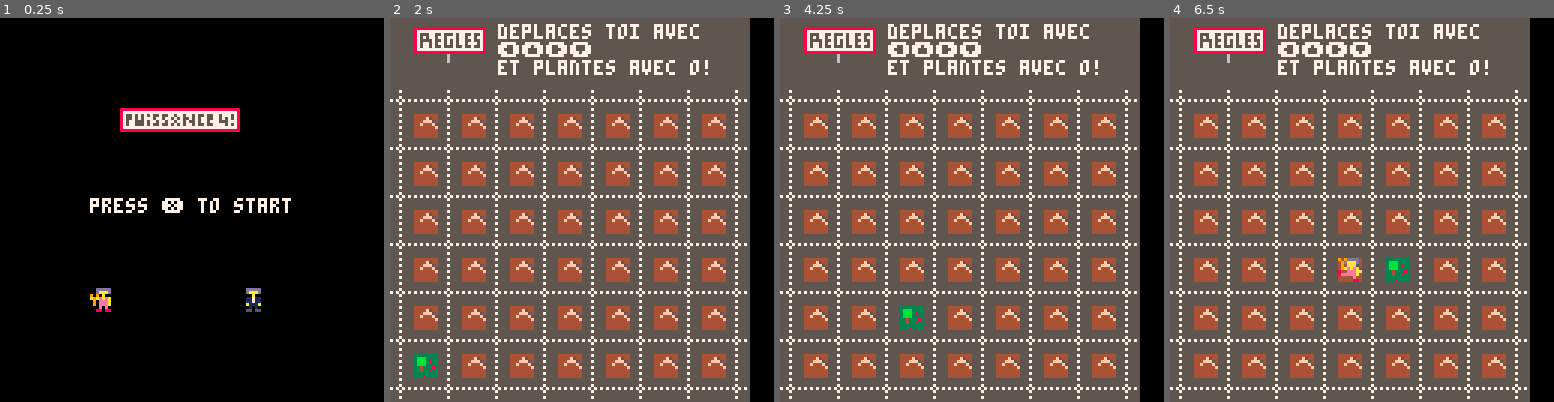
Above: before the commit, frames 1-4 (left to right).
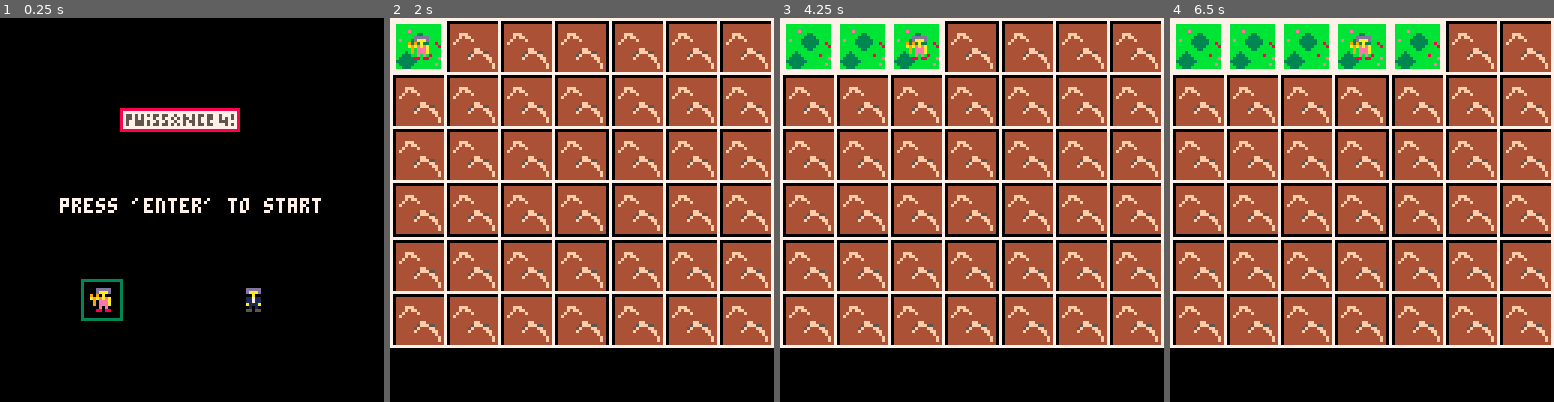
Above: after the commit, the same moments.

Repository: adatechschool/projet-collectif---pico-8-puissance4
Game: PICO-8 cartridge test 8.p8
The game is run twice, just before and just after one commit, with the same random seed, the same clock (stepped at 60 frames per second) and the same inputs.
Inputs:
- Up to frame 1 (0.25 s): no input
- Up to frame 2 (2 s): tap X (X key) at 0.33, 1.07, 1.85 s; tap O (Z key) at 0.7, 1.7 s; hold Right from 1.6 s (still down); hold P2 Left from 1.6 s (still down)
- Up to frame 3 (4.25 s): release Right at 2.1 s; release P2 Left at 2.1 s; tap O (Z key) every 0.4 s from 2.1 to 4.1 s; hold Up 2.15-2.42 s; hold P2 Down 2.15-2.42 s; hold Right 2.47-3.03 s; hold P2 Left 2.47-3.03 s; tap X (X key) at 2.97, 4.08 s; hold Left 3.08-3.58 s; hold P2 Right 3.08-3.58 s; hold Down 3.63-3.97 s; hold P2 Up 3.63-3.97 s; hold Right from 4.02 s (still down); hold P2 Left from 4.02 s (still down)
- Up to frame 4 (6.5 s): tap O (Z key) every 0.4 s from 4.5 to 6.1 s; release Right at 4.68 s; release P2 Left at 4.68 s; hold Up 4.73-5.03 s; hold P2 Down 4.73-5.03 s; hold Left 5.08-5.68 s; hold P2 Right 5.08-5.68 s; tap X (X key) at 5.2, 6.32 s; hold Down 5.73-6.03 s; hold P2 Up 5.73-6.03 s; hold Right from 6.08 s (still down); hold P2 Left from 6.08 s (still down)

The runs differ from the first frame. In frame 1, 1.7% of the frame differs, in the area x 15-84%, y 46-79%; in frame 2, 89%; in frame 3, 89%, in the area x 0-100%, y 0-100%; in frame 4, 89%.

Commit message:
version grid

Diff:
--- a/test 6.p8
+++ b/test 8.p8
@@ -1,118 +1,197 @@
 pico-8 cartridge // http://www.pico-8.com
 version 29
 __lua__
---jeu
+--old
+
+--function _init()
+--	 scene="menu"
+--	 objects={}
+--	 o={x=0,y=0,sprite=85}
+-- p={x=8,y=112,sprite=73}
+--	 if scene=="menu" then music(00)
+--	 elseif scene=="game" then music (01)
+--	 end
+--end
+
+--function _update()
+--    if scene=="menu" then
+--        update_menu()
+
+--    elseif scene=="game" then
+--        update_game()
+
+--    end
+--end
+
+--function _draw()
+--    if scene=="menu" then
+--        draw_menu()
+--    elseif scene=="game" then
+--        draw_game()
+--    end
+--end
+
+--function update_game()
+--    if btnp(❎) then
+--        scene="menu"
+--    end
+-- player_movement()
+--	animated_movement()
+--	create_garden()
+--end
+
+--function draw_game()
+--		 cls()
+--			draw_map()
+--			draw_player()
+--			draw_garden()
+--end
+
+--objets
+
+--function create_garden()
+--if (btn(4,0)) -- c'est la touche "w"
+--then o={x=(p.x),y=(p.y),sprite=105}
+--end
+--end
+
+--function draw_garden(x,y)
+--spr(o.sprite,o.x,o.y)
+--end
+
+-----pour player 2 :
+
+--function create_building()
+--if (btn(4,1)) -- c'est la touche "w"
+--then b={x=(p2.x+2),y=(p2.y+2),sprite=121}
+--end
+--end
+
+--function draw_building(x,y)
+--spr(b.sprite,b.x,b.y)
+--end
+
+-->8
+-- init
+
+local grid = {}
+for l=1,6 do
+ grid[l] = {}
+ for c=1,7 do
+  grid[l][c] = 0
+ end
+end
+local cs = 128/7
+local p1 = {}
+p1.c = 1
+p1.l = 1
 
 function _init()
-	 scene="menu"
-	 objects={}
-	 o={x=0,y=0,sprite=85}
-	 p={x=8,y=112,sprite=73}
-	 if scene=="menu" then music(00)
-	 elseif scene=="game" then music (01)
-	 end
-end
+ scene="menu"
+ if scene=="menu" then music(00)
+elseif scene=="game" then music (01)
+end
+end
+-->8
+-- update + old perso
 
 function _update()
-    if scene=="menu" then
-        update_menu()
-
-    elseif scene=="game" then
-        update_game()
-
+if scene=="menu" then
+       update_menu()
+elseif scene=="game" then
+ update_game()
+end
+--animated_movement()
+end
+function update_game()
+  if btnp(5) then
+       scene="menu"
+ end
+ if btnp(0) then
+  if p1.c > 1 then
+   p1.c -=1
+  end
+ end
+ if btnp(1) then
+  if p1.c < 7 then
+    p1.c +=1
+  end
+ end
+  if btnp(2) then
+  if  p1.l > 1 then
+    p1.l -=1
+  end
+ end
+ if btnp(3) then
+  if  p1.l < 7 then
+    p1.l +=1
+  end
+ end
+ if btnp(4) then
+  if grid[ p1.l][ p1.c] == 0 then
+   grid[ p1.l][ p1.c] = 1
+--  else
+--   grid[ p1.l][ p1.c] = 0
+  end
+ end
+end
+function update_menu()
+   if btnp(5) then
+       scene="game"
     end
 end
-
-function _draw()
-    if scene=="menu" then
-        draw_menu()
-    elseif scene=="game" then
-        draw_game()
-    end
-end
-
-function update_game()
-    if btnp(❎) then
-        scene="menu"
-    end
- player_movement()
-	animated_movement()
-	create_garden()
-end
-
-function draw_game()
-		 cls()
-			draw_map()
-			draw_player()
-			draw_garden()
-end
-
-
--->8
---map
-
-function draw_map()
-map(0,0,0,0,64,64)
-print("deplaces toi avec\n⬅️⬆️➡️⬇️\net plantes avec o!",36,2)
-end
-
---- avec p2
-
---function draw_map()
---map(0,0,0,0,64,64)
---print("p1:⬅️,⬆️,➡️,⬇️,w\np2:s,e,f,⬇️,'tab'",36,2)
---end
-
----old but maybe
-
---function next_tile(x,y)
---local sprite=mget(x,y)
---mset(x,y,sprite+1
---camera(p.x -64, p.y - 64)
--->8
---perso
+function animated_movement()
+timing = 0.2
+p1.x +=1*timing
+if p1.x >76 then
+p1.x=73
+end
+end
+
+
+
 
 -- ! player <=> p0 pour pico 8
 -- ! player 2 <=> p1 pour pico 8
 
-function create_player()
-p={x=6,y=110,sprite=73}
-end
-
-function draw_player(x,y)
-spr(p.sprite,p.x,p.y)
-end
-
-function player_movement()
-newx=p.x
-newy=p.y
-
-if (btnp(➡️)) p.x+=16
-if (btnp(⬅️)) p.x-=16
-if (btnp(⬇️)) p.y+=16
-if (btnp(⬆️)) p.y-=16
-	if p.x < 8
-		then p.x = 8
-	end
-	if p.x > 104
-	then p.x = 104
-	end
-	if p.y < 32
-		then p.y =32
-	end
-	if p.y > 112
-	 then p.y =112
-	end
-end
-
-
-function animated_movement()
-timing = 0.2
-p.sprite +=1*timing
-if p.sprite>76 then
-p.sprite=73
-end
-end
+--function create_player()
+--p={x=6,y=110,sprite=73}
+--end
+
+--function draw_player(x,y)
+--spr(p.sprite,p.x,p.y)
+--end
+
+--function player_movement()
+--newx=p.x
+--newy=p.y
+
+--if (btnp(➡️)) p.x+=16
+--if (btnp(⬅️)) p.x-=16
+--if (btnp(⬇️)) p.y+=16
+--if (btnp(⬆️)) p.y-=16
+--	if p.x < 8
+--		then p.x = 8
+--	end
+--	if p.x > 104
+--	then p.x = 104
+--	end
+--	if p.y < 32
+--		then p.y =32
+--	end
+--	if p.y > 112
+--	 then p.y =112
+--	end
+--end
+
+
+--function animated_movement()
+--timing = 0.2
+--p.sprite +=1*timing
+--if p.sprite>76 then
+--p.sprite=73
+--end
+--end
 
 ------player 2
 
@@ -142,57 +221,33 @@
 --end
 --end
 -->8
--- messages
-
---function init_msg ()
---messages={}
---create_msg("bravo !")
---end
-
---function update_msg ()
---end
-
---function draw_msg ()
---if messages[1] then
---print(messages[1],0,60,7)
---end
---end
-
---function interact()
---if check
--->8
---objets
-
-function create_garden()
-if (btn(4,0)) -- c'est la touche "w"
-then o={x=(p.x),y=(p.y),sprite=105}
-end
-end
-
-function draw_garden(x,y)
-spr(o.sprite,o.x,o.y)
-end
-
------pour player 2 :
-
---function create_building()
---if (btn(4,1)) -- c'est la touche "w"
---then b={x=(p2.x+2),y=(p2.y+2),sprite=121}
---end
---end
-
---function draw_building(x,y)
---spr(b.sprite,b.x,b.y)
---end
--->8
---menu
-
-function update_menu()
-    if btnp(❎) then
-        scene="game"
+--draw
+
+function _draw()
+  if scene=="menu" then
+       draw_menu()
+   elseif scene=="game" then
+       draw_game()
     end
-end
-
+    end
+function draw_game()
+ cls()
+ for l=1,6 do
+  for c=1,7 do
+  local x = (c-1)*cs
+  local y = (l-1)*cs
+  spr(97, x+2, y+2,2,2)
+  rect(x,y,(x+cs),(y+cs))
+   if grid[l][c] == 1 then
+   spr(202, x+2, y+2,2,2)
+   rect(x+1,y+1,(x+cs)-1,(y+cs)-1)
+   end
+  end
+ end
+ local x = ( p1.c-1)*cs
+ local y = ( p1.l-1)*cs
+ spr (73,x+6,y+6)
+end
 function draw_menu()
 cls()
 spr(1,40,30)
@@ -201,13 +256,11 @@
 spr(4,64,30)
 spr(5,72,30)
 --print("puissance\n    4",48,30,11)
---rect(27,87,40,100,3)
-print("press ❎ to start",30,60,7)
+rect(27,87,40,100,3)
+print("press 'enter' to start",20,60,7)
 spr(73,30,90)
 spr(89,80,90)
 end
-
-
 __gfx__
 00000000888888888888888888888888888888888888888800000000000000000000000000000000000000000000000000000000000000000000000000000000
 00000000877777777777777777777777777777777777777800000000000000000000000000000000000000000000000000000000000000000000000000000000
@@ -257,22 +310,22 @@
 00000000555555555556555555555555555555555555555555555555555555555555555700a111a0000111150511111505111100000000005555555500000000
 00000000555555555556555555555555555555555555555555555555555555555555555500010100000100000000000000000100000000005557555500000000
 00000000555555555555555555555555555555555555555555555555777557775577755700550550005500000000000000000550000000005555555500000000
-000000005555555555555557333333333bb335570000000000000000000000004444444433333333000000000000000000000000555555555557555500000000
-00000000544444444444455733333333bb8b35570000000000000000000000004444f5443bbb3333000000000000000000000000555555555555555500000000
-0000000054444444444445553333bb333bbb3555000000000000000000000000444fff543bbb3833000000000000000000000000555555555557555500000000
-00000000544fff4444444557e3bbbbb33343355700000000000000000000000044f444f53bbb3333000000000000000000000000757575757575757500000000
-00000000544f5ff44444455733bbb8b3334335570000000000000000000000004444444f33433383000000000000000000000000555555555557555500000000
-0000000054f5444f4444455533b8bbb3334335550000000000000000000000004444444433433833000000000000000000000000555555555555555500000000
-000000005f54444444444557333bb333333335570000000000000000000000004444444433333333000000000000000000000000555555555557555500000000
-00000000544444444444455733334333333335570000000000000000000000004444444433383333000000000000000000000000555555555555555500000000
-00000000544444444444455533e34333333335550000000000000000000000000000000055555555000000000000000000000000000000000000000000000000
-000000005444444444444557333e33333e3335570000000000000000000000000000000056565655000000000000000000000000000000000000000000000000
-0000000054444444444445573e333333333335570000000000000000000000000000000055555555000000000000000000000000000000000000000000000000
-00000000544444444444455533333e33333335550000000000000000000000000000000056565655000000000000000000000000000000000000000000000000
-00000000544444444444455733333333333335570000000000000000000000000000000055555555000000000000000000000000000000000000000000000000
-00000000555555555555555755555555555555570000000000000000000000000000000056665655000000000000000000000000000000000000000000000000
-00000000555555555555555555555555555555550000000000000000000000000000000056665655000000000000000000000000000000000000000000000000
-00000000777557775577755777755777557775570000000000000000000000000000000056665555000000000000000000000000000000000000000000000000
+000000004444444444444444333333333bb335570000000000000000000000004444444433333333000000000000000000000000555555555557555500000000
+00000000444444444444444433333333bb8b35570000000000000000000000004444f5443bbb3333000000000000000000000000555555555555555500000000
+0000000044444444444444443333bb333bbb3555000000000000000000000000444fff543bbb3833000000000000000000000000555555555557555500000000
+00000000444fff4444444444e3bbbbb33343355700000000000000000000000044f444f53bbb3333000000000000000000000000757575757575757500000000
+00000000444f4ff44444444433bbb8b3334335570000000000000000000000004444444f33433383000000000000000000000000555555555557555500000000
+0000000044f4444f4444444433b8bbb3334335550000000000000000000000004444444433433833000000000000000000000000555555555555555500000000
+000000004f44444444444444333bb333333335570000000000000000000000004444444433333333000000000000000000000000555555555557555500000000
+00000000444444444444444433334333333335570000000000000000000000004444444433383333000000000000000000000000555555555555555500000000
+0000000044444444ff44444433e34333333335550000000000000000000000000000000055555555000000000000000000000000000000000000000000000000
+0000000044444445fff55444333e33333e3335570000000000000000000000000000000056565655000000000000000000000000000000000000000000000000
+000000004444445f444ff4443e333333333335570000000000000000000000000000000055555555000000000000000000000000000000000000000000000000
+00000000444444f44444ff4433333e33333335550000000000000000000000000000000056565655000000000000000000000000000000000000000000000000
+000000004444444444444f4433333333333335570000000000000000000000000000000055555555000000000000000000000000000000000000000000000000
+0000000044444444444444f455555555555555570000000000000000000000000000000056665655000000000000000000000000000000000000000000000000
+0000000044444444444444f455555555555555550000000000000000000000000000000056665655000000000000000000000000000000000000000000000000
+00000000444444444444444477755777557775570000000000000000000000000000000056665555000000000000000000000000000000000000000000000000
 00000000000000000000000000000000000000000000000000000000000000000000000000000000000000000000000000000000000000000000000000000000
 00000000000000000000000000000000000000000000000000000000000000000000000000000000000000000000000000000000000000000000000000000000
 00000000000000000000000000000000000000000000000000000000000000000000000000000000000000000000000000000000000000000000000000000000
